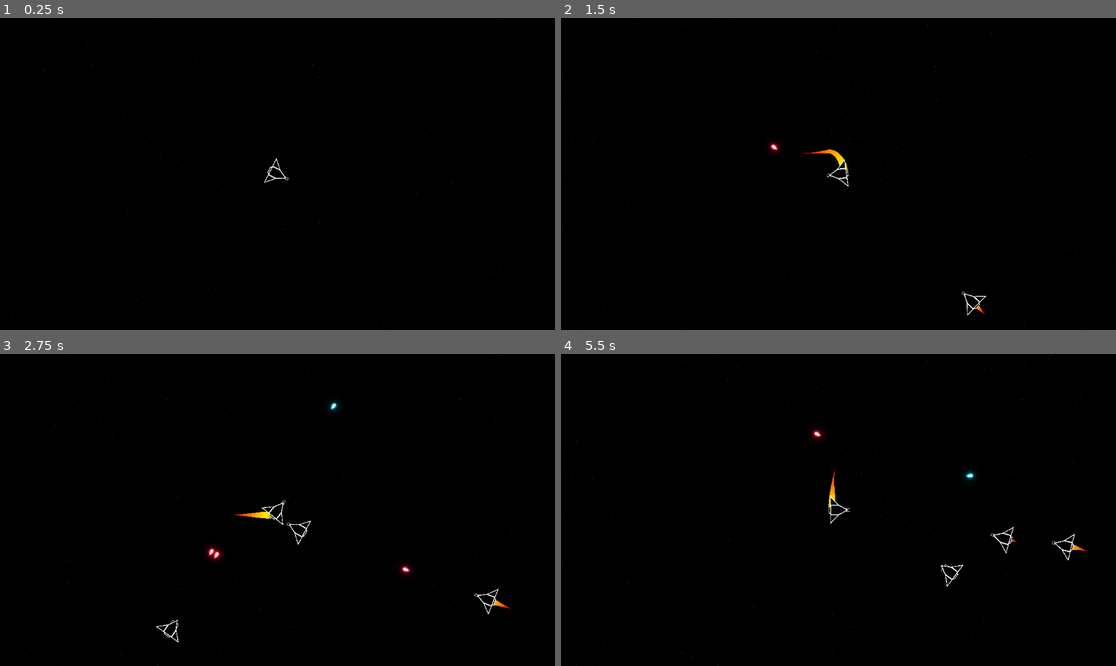
Above: before the commit, frames 1-4 (two rows, left to right).
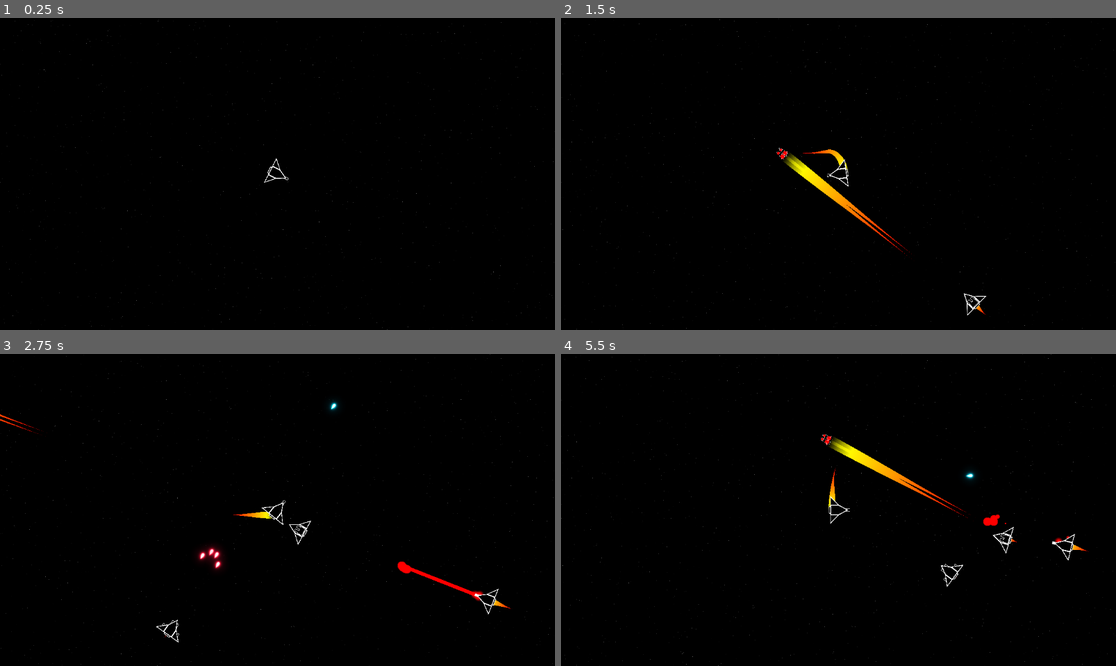
Above: after the commit, the same moments.

Repository: Bill-GD/SpaceDefender
Game: Godot game, scene res://Main/Game/game.tscn
Two runs of this game, one before a commit and one after it. Both use one fixed random seed, a clock stepped at 60 frames per second and the inputs below.
Inputs (mouse positions are in pixels of both pictures, inside the frame that each line leads up to):
- Up to frame 1 (0.25 s): no input
- Up to frame 2 (1.5 s): tap Enter at 0.5 s; move the mouse to (960, 158) at 0.52 s; press the mouse at (960, 158) at 0.53 s; hold D (move_right) 0.53-1.28 s; move the mouse to (727, 189) at 1.27 s; release the mouse at (727, 189) at 1.28 s; hold S (move_down) from 1.28 s (still down); tap Space (move_boost) at 1.35 s
- Up to frame 3 (2.75 s): click (166, 525) at 1.55 s; move the mouse to (333, 441) at 2.02 s; release S (move_down) at 2.03 s; press the mouse at (333, 441) at 2.03 s; hold D (move_right) from 2.03 s (still down)
- Up to frame 4 (5.5 s): move the mouse to (810, 572) at 2.77 s; release D (move_right) at 2.78 s; release the mouse at (810, 572) at 2.78 s; hold W (move_up) 2.78-3.53 s; tap Mouse wheel down (wheel_down) at 2.85 s; click (810, 572) at 3.05 s; move the mouse to (1005, 556) at 3.52 s; press the mouse at (1005, 556) at 3.53 s; hold A (move_left) 3.53-5.03 s; tap Mouse wheel up (wheel_up) at 3.6 s; move the mouse to (672, 463) at 4.27 s; release the mouse at (672, 463) at 4.28 s; click (672, 463) at 4.35 s; move the mouse to (866, 510) at 5.02 s; hold S (move_down) from 5.03 s (still down); hold Space (move_boost) from 5.03 s (still down); click (866, 510) at 5.3 s

The runs differ from the first frame. In frame 1, less than 0.1% of the frame differs, in the area x 7-89%, y 8-82%; in frame 2, 0.8%; in frame 3, 0.5%; in frame 4, 0.9%, in the area x 0-92%, y 1-98%.

Commit message:
some unpushed code
may rewrite in a different structure

Diff:
--- a/Main/Character/Enemy/Normal/normal_enemy.gd
+++ b/Main/Character/Enemy/Normal/normal_enemy.gd
@@ -4,8 +4,8 @@
 @export var weapon_type: WeaponUtils.WeaponType
 
 func _ready() -> void:
+	super()
 	set_weapon(WeaponUtils.enemy_weapons.pick_random())
-	super()
 	target = %Player
 
 func _physics_process(delta) -> void:
--- a/Main/Character/Player/player.gd
+++ b/Main/Character/Player/player.gd
@@ -6,8 +6,8 @@
 var friction: float = 500
 
 func _ready() -> void:
+	super()
 	update_stats()
-	super()
 
 func _physics_process(delta) -> void:
 	look_at(get_global_mouse_position())
@@ -33,7 +33,7 @@
 
 func die() -> void:
 	super()
-	# emit player died signal -> handle game over
+	# TODO emit player died signal -> handle game over
 
 func init_weapon(weapon_type: WeaponUtils.WeaponType) -> void:
 	var new_weapon: Weapon = load(WeaponUtils.weapon_paths[weapon_type]).instantiate()
--- a/Main/Character/character.gd
+++ b/Main/Character/character.gd
@@ -12,17 +12,11 @@
 var shield: float
 
 func _ready() -> void:
-	get_base_stats(base_stats)
-	#print('Updating health of %s' % name)
-	#health_bar.set_max_value(health)
-	#health_bar.update_value(health)
+	speed = base_stats.base_speed
+	health = base_stats.base_health
+	damage = base_stats.base_damage
+	shield = base_stats.base_shield
 	pass
-
-func get_base_stats(stats: BasicStats) -> void:
-	speed = stats.base_speed
-	health = stats.base_health
-	damage = stats.base_damage
-	shield = stats.base_shield
 
 func die() -> void:
 	print_rich("[color=red]%s has died[/color]" % name)
@@ -30,16 +24,20 @@
 func take_damage(damage_taken: float) -> void:
 	$AnimationPlayer.play("hit_flash")
 	health -= damage_taken
+	# print_rich("[color=yellow]%s took %s damage, %s left[/color]" % [name, damage_taken, health])
+
 	if health <= 0:
 		died.emit()
 		die()
-
-	print_rich("[color=yellow]%s took %s damage, %s left[/color]" % [name, damage_taken, health])
 
 func _on_hurt_box_area_entered(area: Area2D) -> void:
 	if not area is Projectile: return
 	area = area as Projectile
 
-	if (area.from_player and self is Enemy) or (not area.from_player and self is Player):
+	if (area.from_player and self is Enemy) or (area.from_player and self is not Player):
+		var knockback: Vector2 = area.global_position - global_position
+		print_rich("Knockback: f=%s, v=%s" % [area.knockback_force, knockback])
+		velocity += knockback * area.knockback_force * 500
+
 		take_damage(area.damage)
 		area.queue_free()
--- a/Main/Game/game.tscn
+++ b/Main/Game/game.tscn
@@ -8,7 +8,7 @@
 [sub_resource type="ShaderMaterial" id="ShaderMaterial_dlbe2"]
 shader = ExtResource("1_q0nsj")
 shader_parameter/random_rate = 1.0
-shader_parameter/brightness = 0.35
+shader_parameter/brightness = 0.5
 shader_parameter/flash_frequency = 2.0
 
 [node name="Game" type="Node2D"]
--- a/Main/Projectile/Rocket/rocket.gd
+++ b/Main/Projectile/Rocket/rocket.gd
@@ -10,3 +10,7 @@
 func _physics_process(delta) -> void:
 	super(delta)
 	pass
+
+func _on_tree_exiting() -> void:
+	#print('Rocket exited')
+	pass
--- a/Main/Projectile/Rocket/rocket.tscn
+++ b/Main/Projectile/Rocket/rocket.tscn
@@ -17,6 +17,7 @@
 script = ExtResource("2_rs0wt")
 steer_force = 2000.0
 extra_damage = 2.0
+knockback_force = 1.3
 
 [node name="Collision" parent="." index="0"]
 rotation = 1.57079
@@ -37,3 +38,5 @@
 
 [node name="Trail" parent="TrailPosition" index="0" instance=ExtResource("4_lnwpj")]
 length = 15
+
+[connection signal="tree_exiting" from="." to="." method="_on_tree_exiting"]
--- a/Main/Projectile/projectile.gd
+++ b/Main/Projectile/projectile.gd
@@ -7,12 +7,14 @@
 @export var steer_force: float = 1
 ## Damage multiplier for ammo type
 @export var extra_damage: float = 1
+@export var knockback_force: float = 1
 
 var target: PhysicsBody2D = null
 var from_player: bool = true
 var direction: Vector2
-var velocity = Vector2.ZERO
+var velocity: Vector2 = Vector2.ZERO
 var damage: float = 0
+## Hoing rocket will fly straight if not actuvely seeking any enemy
 var chasing_target: bool = false
 
 func _ready() -> void:
@@ -34,7 +36,7 @@
 func seek() -> Vector2:
 	var steer := Vector2.ZERO
 	if target and is_instance_valid(target):
-		var desired = (target.global_position - position).normalized() * speed
+		var desired := (target.global_position - position).normalized() * speed
 		steer = (desired - velocity).normalized() * steer_force
 	return steer
 
--- a/Main/Weapon/LaserGun/laser_gun.gd
+++ b/Main/Weapon/LaserGun/laser_gun.gd
@@ -29,33 +29,34 @@
 
 func _process(delta) -> void:
 	target_direction = to_global(Vector2.from_angle(parent.rotation))
-	if is_shooting:
-		time_shooting += delta
+	if not is_shooting: return
 
-		# laser
-		ray_cast.target_position = ray_cast.to_local(target_direction).normalized() * - laser_length
-		beam.points[1] = ray_cast.target_position * laser_end_offset
-		$LaserEnd.global_position = to_global(ray_cast.target_position)
-		$LaserEnd.global_rotation = $LaserEnd.to_local(ray_cast.target_position).angle() * - 1
+	time_shooting += delta
 
-		# collision
-		if ray_cast.is_colliding():
-			var collision = ray_cast.get_collider()
-			if $DamageCooldown.is_stopped():
-				if collision is Enemy and from_player:
-					collision.take_damage(laser_damage)
-				if collision is Player and not from_player:
-					collision.take_damage(laser_damage / 3)
-				$DamageCooldown.start()
+	# laser
+	ray_cast.target_position = ray_cast.to_local(target_direction).normalized() * - laser_length
+	beam.points[1] = ray_cast.target_position * laser_end_offset
+	$LaserEnd.global_position = to_global(ray_cast.target_position)
+	$LaserEnd.global_rotation = $LaserEnd.to_local(ray_cast.target_position).angle() * - 1
 
-			var coll_point = ray_cast.get_collision_point()
-			beam.points[1] = beam.to_local(coll_point)
-			$LaserEnd.global_position = coll_point
-			$LaserEnd.global_rotation = ray_cast.get_collision_normal().angle()
+	# collision
+	if ray_cast.is_colliding():
+		var collision = ray_cast.get_collider()
+		if $DamageCooldown.is_stopped():
+			if collision is Enemy and from_player:
+				collision.take_damage(laser_damage)
+			if collision is Player and not from_player:
+				collision.take_damage(laser_damage / 3)
+			$DamageCooldown.start()
 
-		# stop attack
-		if Input.is_action_just_released("primary_attack"):
-			stop_attack()
+		var coll_point = ray_cast.get_collision_point()
+		beam.points[1] = beam.to_local(coll_point)
+		$LaserEnd.global_position = coll_point
+		$LaserEnd.global_rotation = ray_cast.get_collision_normal().angle()
+
+	# stop attack
+	if Input.is_action_just_released("primary_attack"):
+		stop_attack()
 
 func shoot(_direction: Vector2, damage: float, _is_from_player: bool=true) -> void:
 	if is_shooting: return
--- a/Main/Weapon/RocketLauncher/double_rocket_launcher.gd
+++ b/Main/Weapon/RocketLauncher/double_rocket_launcher.gd
@@ -5,10 +5,10 @@
 
 func shoot(direction: Vector2, damage: float, from_player: bool = true) -> void:
 	for point in locations.get_children():
-		var new_blast: Rocket = ammo.instantiate()
-		new_blast.direction = direction
-		new_blast.global_position = point.global_position
-		new_blast.damage = damage
-		new_blast.from_player = from_player
+		var rocket: Rocket = ammo.instantiate()
+		rocket.direction = direction
+		rocket.global_position = point.global_position
+		rocket.damage = damage
+		rocket.from_player = from_player
 
-		get_tree().root.add_child(new_blast)
+		get_tree().root.add_child(rocket)
--- a/Main/Weapon/RocketLauncher/single_rocket_launcher.gd
+++ b/Main/Weapon/RocketLauncher/single_rocket_launcher.gd
@@ -4,11 +4,11 @@
 @onready var location := $ShootLocation
 
 func shoot(direction: Vector2, damage: float, from_player: bool = true) -> void:
-	var new_blast: Rocket = ammo.instantiate()
-	new_blast.direction = direction
-	new_blast.global_position = $ShootLocation.global_position
-	new_blast.damage = damage
-	new_blast.homing = true
-	new_blast.from_player = from_player
+	var rocket: Rocket = ammo.instantiate()
+	rocket.direction = direction
+	rocket.global_position = $ShootLocation.global_position
+	rocket.damage = damage
+	rocket.homing = true
+	rocket.from_player = from_player
 
-	get_tree().root.add_child(new_blast)
+	get_tree().root.add_child(rocket)
--- a/Main/Weapon/weapon.gd
+++ b/Main/Weapon/weapon.gd
@@ -3,6 +3,6 @@
 
 @export var ammo: PackedScene
 
-func shoot(_direction: Vector2, _damage: float, _is_from_player: bool=true) -> void:
+func shoot(_direction: Vector2, _damage: float, _is_from_player: bool = true) -> void:
 	print('Base method, not implemented')
 	pass
--- a/Main/Weapon/weapon_utils.gd
+++ b/Main/Weapon/weapon_utils.gd
@@ -44,6 +44,11 @@
 static var enemy_weapons: Array[WeaponType] = [
 	WeaponType.SINGLE_BLASTER,
 	WeaponType.DOUBLE_BLASTER,
+	WeaponType.SHOTGUN,
+	WeaponType.QUAD_BLASTER,
+	WeaponType.SINGLE_ROCKET,
+	WeaponType.DOUBLE_ROCKET,
+	WeaponType.LASER,
 ]
 
 static func get_weapon_path(type: WeaponType) -> String:
--- a/project.godot
+++ b/project.godot
@@ -12,34 +12,34 @@
 
 config/name="SpaceDefender"
 run/main_scene="res://Main/Game/game.tscn"
-config/features=PackedStringArray("4.2", "Forward Plus")
+config/features=PackedStringArray("4.3", "Forward Plus")
 config/icon="res://icon.svg"
 
 [input]
 
 move_left={
 "deadzone": 0.5,
-"events": [Object(InputEventKey,"resource_local_to_scene":fa …(171 unchanged characters)… keycode":65,"key_label":0,"unicode":97,"echo":false,"script":null)
+"events": [Object(InputEventKey,"resource_local_to_scene":fa …(171 unchanged characters)… keycode":65,"key_label":0,"unicode":97,"location":0,"echo":false,"script":null)
 ]
 }
 move_right={
 "deadzone": 0.5,
-"events": [Object(InputEventKey,"resource_local_to_scene":fa …(172 unchanged characters)… eycode":68,"key_label":0,"unicode":100,"echo":false,"script":null)
+"events": [Object(InputEventKey,"resource_local_to_scene":fa …(172 unchanged characters)… eycode":68,"key_label":0,"unicode":100,"location":0,"echo":false,"script":null)
 ]
 }
 move_up={
 "deadzone": 0.5,
-"events": [Object(InputEventKey,"resource_local_to_scene":fa …(172 unchanged characters)… eycode":87,"key_label":0,"unicode":119,"echo":false,"script":null)
+"events": [Object(InputEventKey,"resource_local_to_scene":fa …(172 unchanged characters)… eycode":87,"key_label":0,"unicode":119,"location":0,"echo":false,"script":null)
 ]
 }
 move_down={
 "deadzone": 0.5,
-"events": [Object(InputEventKey,"resource_local_to_scene":fa …(172 unchanged characters)… eycode":83,"key_label":0,"unicode":115,"echo":false,"script":null)
+"events": [Object(InputEventKey,"resource_local_to_scene":fa …(172 unchanged characters)… eycode":83,"key_label":0,"unicode":115,"location":0,"echo":false,"script":null)
 ]
 }
 move_boost={
 "deadzone": 0.5,
-"events": [Object(InputEventKey,"resource_local_to_scene":fa …(171 unchanged characters)… keycode":32,"key_label":0,"unicode":32,"echo":false,"script":null)
+"events": [Object(InputEventKey,"resource_local_to_scene":fa …(171 unchanged characters)… keycode":32,"key_label":0,"unicode":32,"location":0,"echo":false,"script":null)
 ]
 }
 primary_attack={
